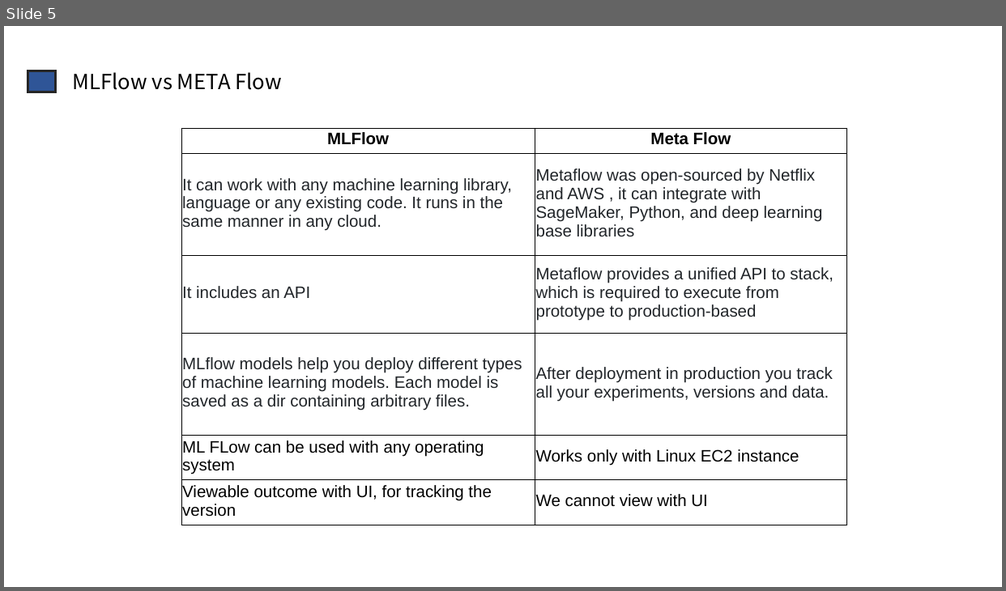
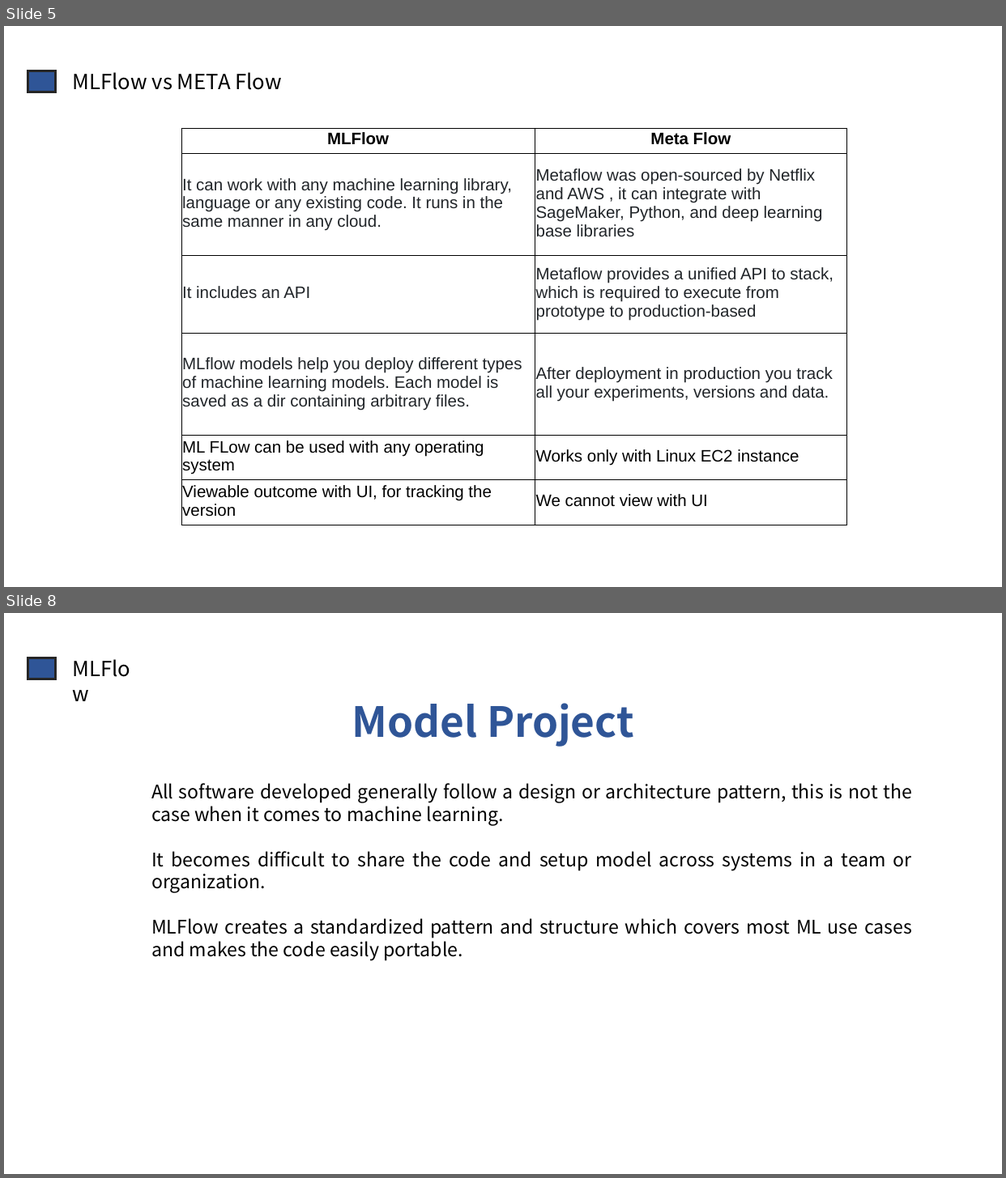
Before and after one commit to Meghashyamt/MLFlow, a slide deck: MFlow.pptx. Shown one above the other, each under a label of ours: slide 5 before the commit, slides 5 and 8 after it; the slides between them are not shown. The pictures are 1006x591 and 1006x1178 pixels, drawn with LibreOffice and Linux fonts; fonts in the diff are those of the drawing. Boxes give left, top, right and bottom in pixels: in the first picture for what was removed or moved away, otherwise in the second. Text is boxed around its words. In the diff, an @@ line names an element or a change of style, - is before the commit and + after.

```diff
--- a/MFlow.pptx
+++ b/MFlow.pptx
@@ slide 8 added at bbox=[4, 613, 1002, 1174], background #FFFFFF @@
@@ rectangle added at bbox=[28, 658, 56, 679], fill #2F5597, outline #262626 2.25 pt @@
@@ text added at bbox=[66, 652, 153, 685], 20 pt, text #000000 @@
+MLFlow
@@ text added at bbox=[352, 703, 633, 747], 40 pt, text #2F5597, bold @@
+Model Project
@@ text added at bbox=[151, 783, 912, 960], 18 pt, text #000000 @@
+All software developed generally follow a design or architecture pattern, this is not the case when it comes to machine learning.
+It becomes difficult to share the code and setup model across systems in a team or organization.
+MLFlow creates a standardized pattern and structure which covers most ML use cases and makes the code easily portable.
```
Also in this commit, not shown: 1 slide changed, 11 other slides added, 1 slide removed, 1 other file.
